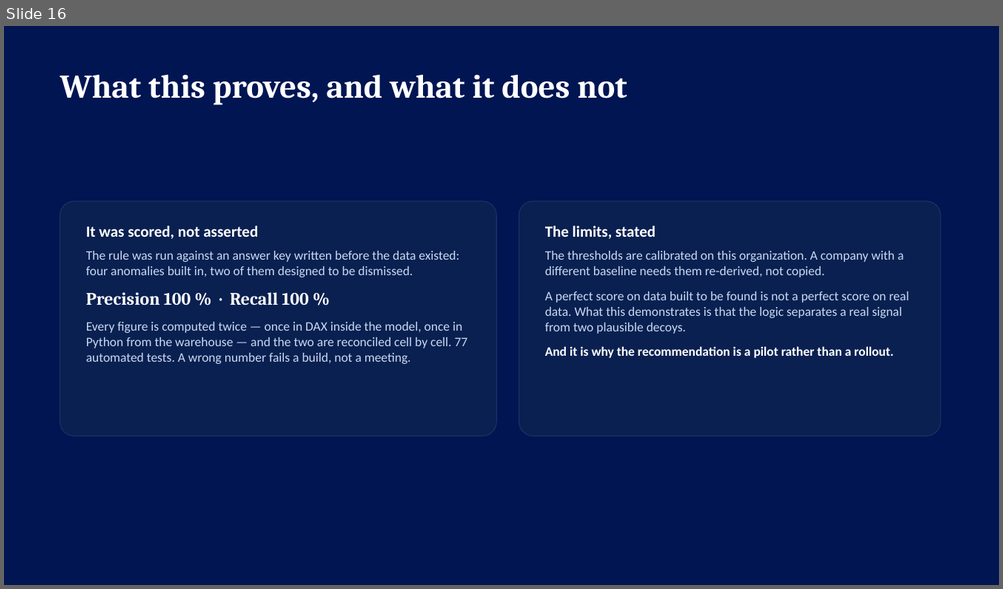
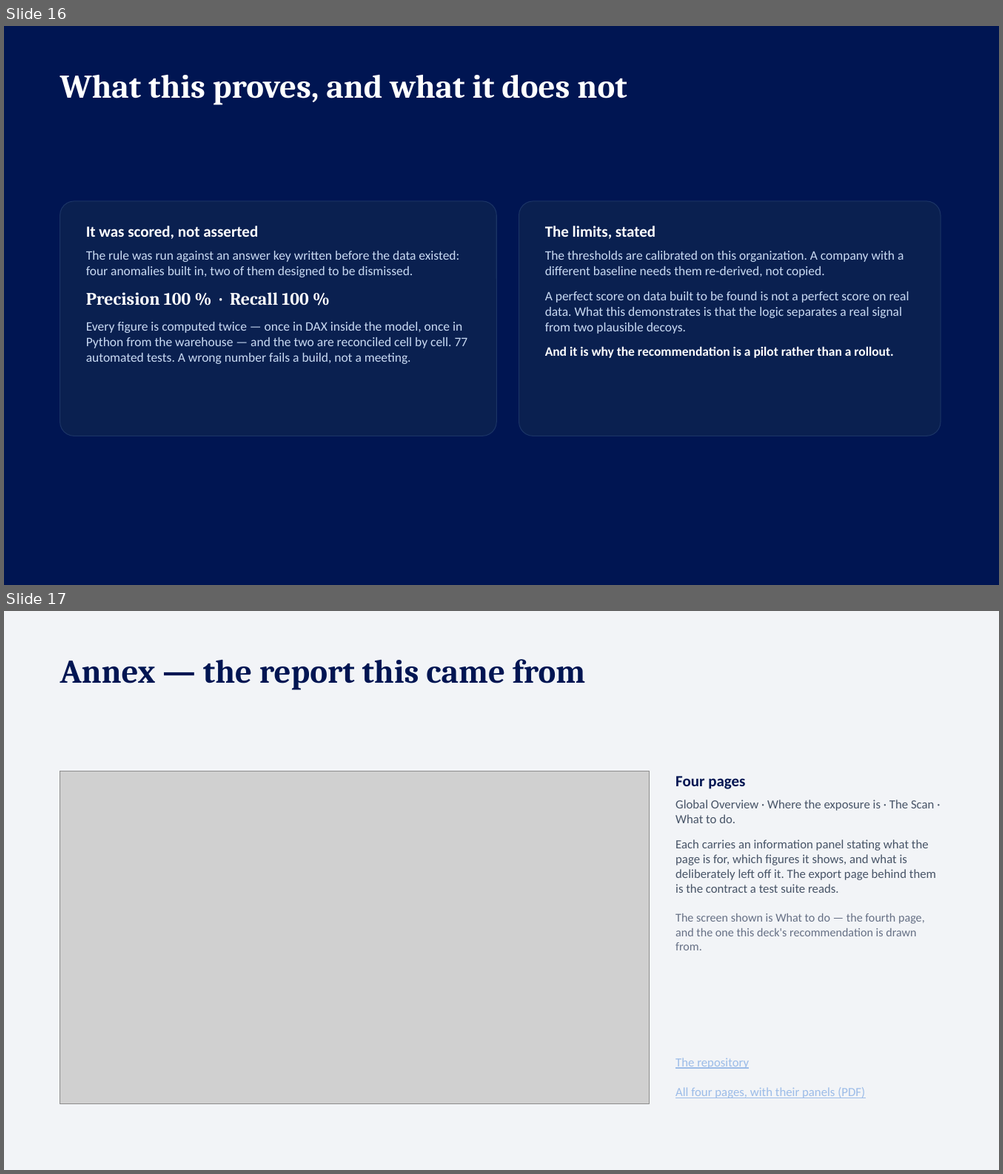
Before and after one commit to Alejandro-Tarazona/01_PeopleAnalytics, a slide deck: MPG_PeopleAnalytics_Executive.pptx. Shown one above the other, each under a label of ours: slide 16 before the commit, slides 16 and 17 after it. The pictures are 1003x589 and 1003x1174 pixels, drawn with LibreOffice and Linux fonts; fonts in the diff are those of the drawing; grey boxes stand for pictures. Boxes give left, top, right and bottom in pixels: in the first picture for what was removed or moved away, otherwise in the second. Text is boxed around its words. In the diff, an @@ line names an element or a change of style, - is before the commit and + after.

```diff
--- a/MPG_PeopleAnalytics_Executive.pptx
+++ b/MPG_PeopleAnalytics_Executive.pptx
@@ slide 17 added at (x1=4, y1=611, x2=999, y2=1170), background #FFFFFF @@
@@ rectangle added at (x1=4, y1=611, x2=999, y2=1170), fill #F2F4F7 @@
@@ text added at (x1=60, y1=659, x2=585, y2=690), 32 pt, text #001552, bold @@
+Annex — the report this came from
@@ picture added at (x1=60, y1=772, x2=649, y2=1105) @@
@@ text added at (x1=675, y1=776, x2=936, y2=951), 12 pt, text #475467 @@
+Four pages
+Global Overview · Where the exposure is · The Scan · What to do.
+Each carries an information panel stating what the page is for, which figures it shows, and what is deliberately left off it. The export page behind them is the contract a test suite reads.
+The screen shown is What to do — the fourth page, and the one this deck's recommendation is drawn from.
@@ text added at (x1=675, y1=1058, x2=748, y2=1069), 12 pt, text #9CBCE8, underline @@
+The repository
@@ text added at (x1=675, y1=1088, x2=865, y2=1099), 12 pt, text #9CBCE8, underline @@
+All four pages, with their panels (PDF)
```
Also in this commit, not shown: 1 other file.
